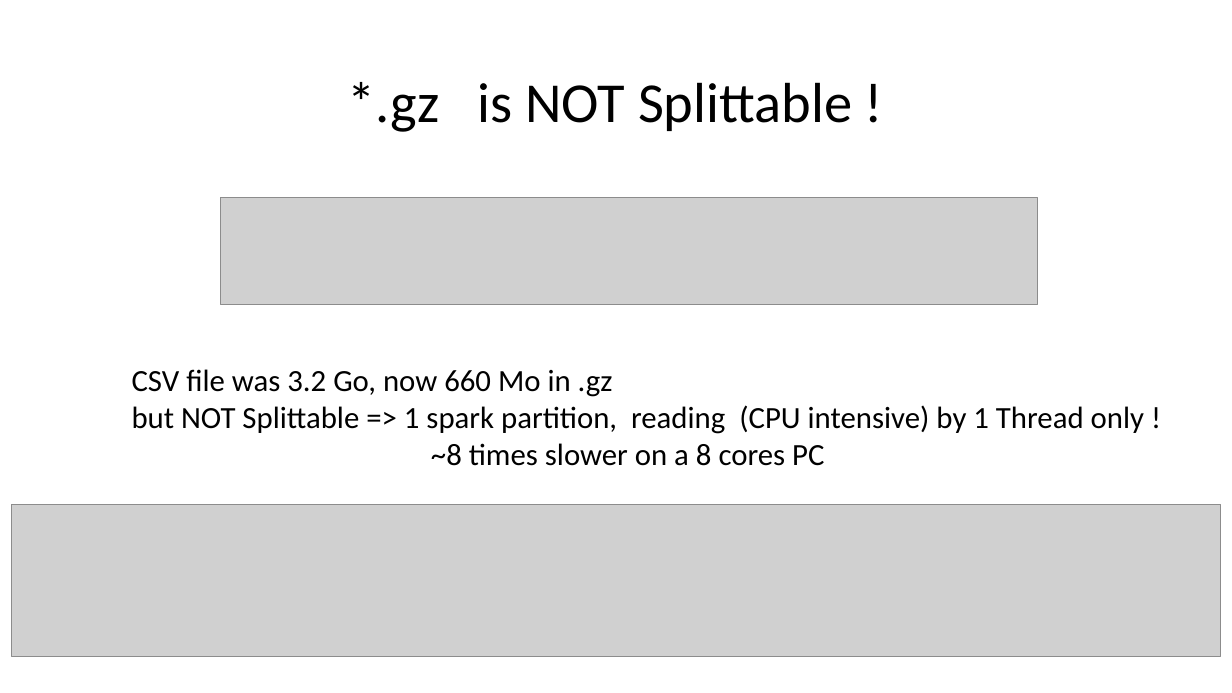
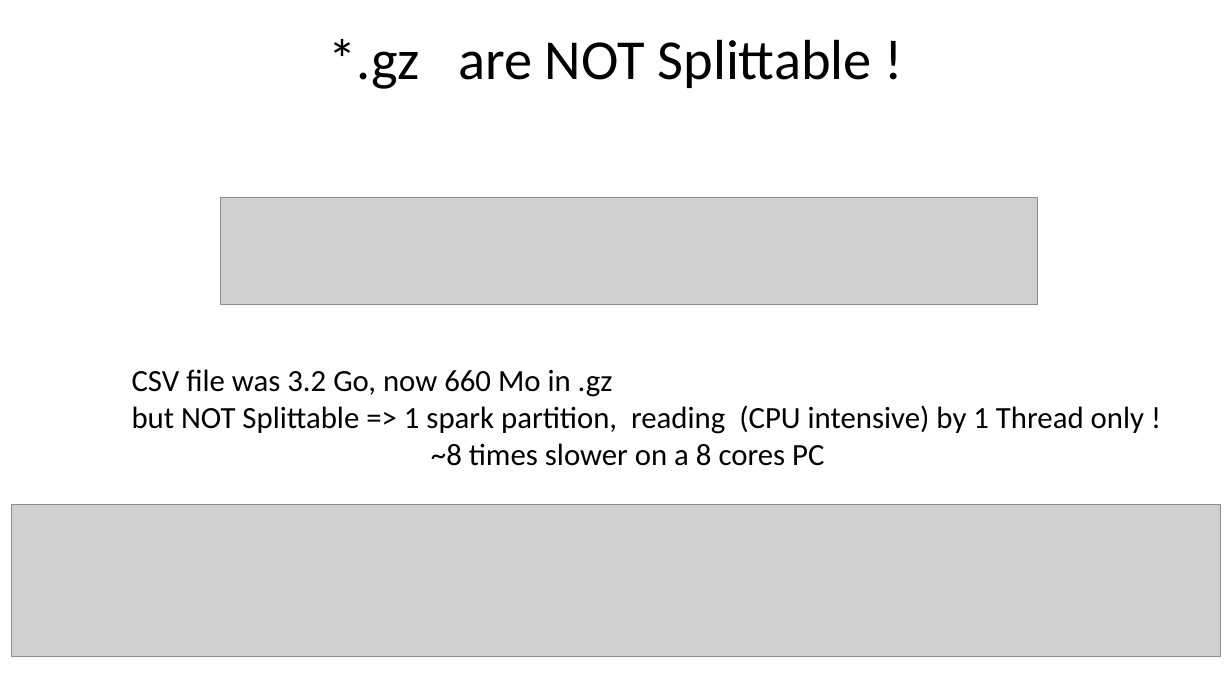
Before and after one commit to Arnaud-Nauwynck/presentations, a slide deck: slide 35 of pres-bigdata/8-Datalake-File-Format-Parquet.pptx (slide 27 before the commit). Drawn at 1232x693 pixels with LibreOffice and Linux fonts; fonts in the diff are those of the drawing; grey boxes stand for pictures. Boxes give left, top, right and bottom in pixels: in the first picture for what was removed or moved away, otherwise in the second. Text is boxed around its words. In the diff, an @@ line names an element or a change of style, - is before the commit and + after.

```diff
--- a/pres-bigdata/8-Datalake-File-Format-Parquet.pptx
+++ b/pres-bigdata/8-Datalake-File-Format-Parquet.pptx
@@ title at [328,39,872,89]: text changed @@
-*.gz is NOT Splittable !
+*.gz are NOT Splittable !
```
Also in this commit, not shown: 46 other slides changed, 8 slides added, 22 other files.
